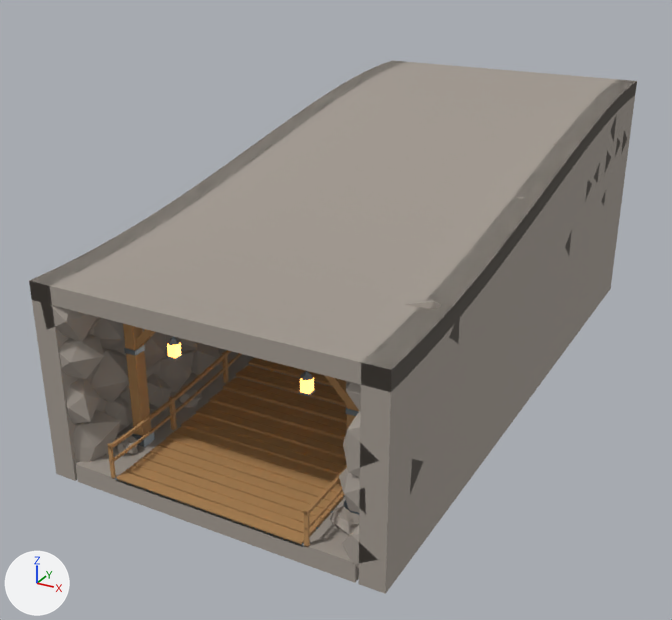
Two versions of the Blender file PrisonRunner/References/Blender/MineStair.blend, one commit apart.
Before and after are seen from a 50 mm camera at (14.0, -17.7, 15.9) aimed at (-1.2, 10.0, 2.1). Every picture has the same lights, and +X, +Y and +Z are marked at lower left. The older version comes first.

In view in the first picture: 'MineStair'.
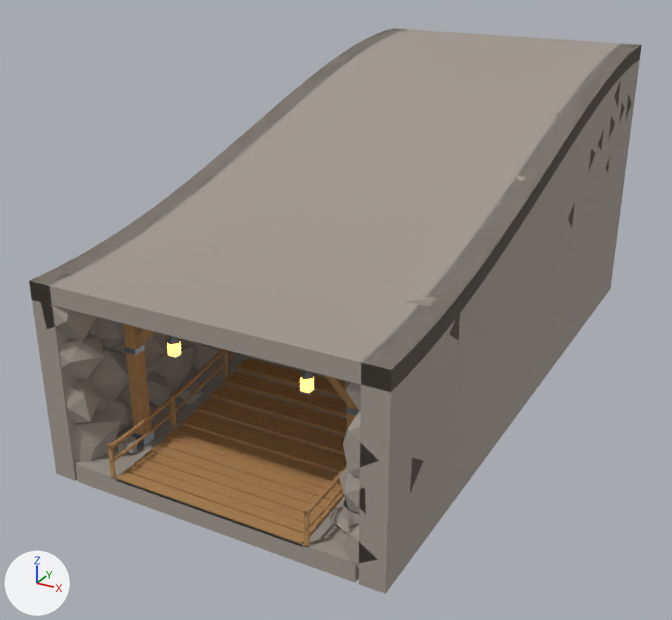
Diff of the bpy script that builds the scene:
```diff
--- a/PrisonRunner/References/Blender/MineStair.blend.py
+++ b/PrisonRunner/References/Blender/MineStair.blend.py
@@ me_minestair @@
 # used by ob_minestair; location = (0.0, 0.0, 0.0)
-me_minestair.from_pydata(...)  # 4828 vertices, 8124 faces; spans x -5.8..5.8, y 0.0..24.0, z -0.7..8.9
+me_minestair.from_pydata(...)  # 4828 vertices, 8124 faces; spans x -5.8..5.8, y 0.0..24.0, z -0.7..10.4
+# me_minestair part 1: the loose piece of 8 vertices spanning x -3.2..3.2, y 3.2..3.6, z 0.1..0.2 is moved by (0.0, 0.0, 0.1)
+# me_minestair part 2: the loose piece of 8 vertices spanning x -3.2..3.2, y 3.6..4.0, z 0.1..0.2 is moved by (0.0, 0.0, 0.1)
+# me_minestair part 3: the loose piece of 8 vertices spanning x -3.2..3.2, y 4.0..4.4, z 0.2..0.3 is moved by (0.0, 0.0, 0.1)
+# me_minestair part 4: the loose piece of 8 vertices spanning x -3.2..3.2, y 4.4..4.8, z 0.2..0.3 is moved by (0.0, 0.0, 0.1)
+# me_minestair part 5: the loose piece of 8 vertices spanning x -3.2..3.2, y 4.8..5.2, z 0.3..0.4 is moved by (0.0, 0.0, 0.2)
+# me_minestair part 6: the loose piece of 8 vertices spanning x -3.3..3.3, y 4.8..4.9, z 0.2..0.3 is moved by (0.0, 0.0, 0.2)
+# me_minestair part 7: the loose piece of 8 vertices spanning x -3.2..3.2, y 5.6..6.0, z 0.4..0.5 is moved by (0.0, 0.0, 0.2)
+# me_minestair part 8: the loose piece of 8 vertices spanning x -3.3..3.3, y 5.6..5.7, z 0.3..0.4 is moved by (0.0, 0.0, 0.2)
+# me_minestair part 9: the loose piece of 8 vertices spanning x -3.2..3.2, y 6.4..6.8, z 0.5..0.6 is moved by (0.0, 0.0, 0.3)
+# me_minestair part 10: the loose piece of 8 vertices spanning x -3.2..3.2, y 7.2..7.6, z 0.6..0.7 is moved by (0.0, 0.0, 0.4)
+# me_minestair part 11: the loose piece of 8 vertices spanning x -3.2..3.2, y 7.6..8.0, z 0.6..0.7 is moved by (0.0, 0.0, 0.4)
+# me_minestair part 12: 3650 of 4828 vertices moved; they spanned x -5.8..5.8, y 2.5..24.0, z -0.3..8.9 and now span x -5.8..5.8, y 2.5..24.0, z -0.1..10.4; mean shift (0.0, 0.0, 0.9); largest move (-3.4, 24.0, 3.5) -> (-3.4, 24.0, 5.0)
+# other edits to the shape of me_minestair do not show in these pictures
 me_minestair.materials.append(mat_minestair_rock)
```

Boxes (x1, y1, x2, y2) around the edits, measured in the pictures (672 x 620 px; the box of a moved part takes in the faces that stretch with it):
'MineStair', reshaped (6% taller): before (29, 61, 637, 594); after (29, 28, 642, 594)
part 1 of me_minestair, moved or reshaped: before (181, 420, 345, 475); after (181, 417, 345, 473)
part 2 of me_minestair, moved or reshaped: before (189, 414, 346, 467); after (189, 411, 346, 465)
part 3 of me_minestair, moved or reshaped: before (196, 407, 346, 459); after (195, 403, 345, 455)
part 4 of me_minestair, moved or reshaped: before (203, 401, 344, 448); after (203, 398, 345, 444)
part 5 of me_minestair, moved or reshaped: before (210, 394, 347, 440); after (209, 390, 347, 436)
part 6 of me_minestair, moved or reshaped (not visible before): after (208, 395, 341, 435)
part 7 of me_minestair, moved or reshaped: before (223, 382, 347, 423); after (223, 376, 347, 417)
part 8 of me_minestair, moved or reshaped: before (222, 387, 343, 423); after (222, 381, 347, 418)
part 9 of me_minestair, moved or reshaped: before (236, 370, 347, 406); after (236, 362, 341, 397)
part 10 of me_minestair, moved or reshaped (not visible afterwards): before (248, 358, 346, 386)
part 11 of me_minestair, moved or reshaped (not visible afterwards): before (257, 358, 347, 382)
part 12 of me_minestair, moved or reshaped: before (78, 61, 637, 506); after (78, 28, 642, 505)
